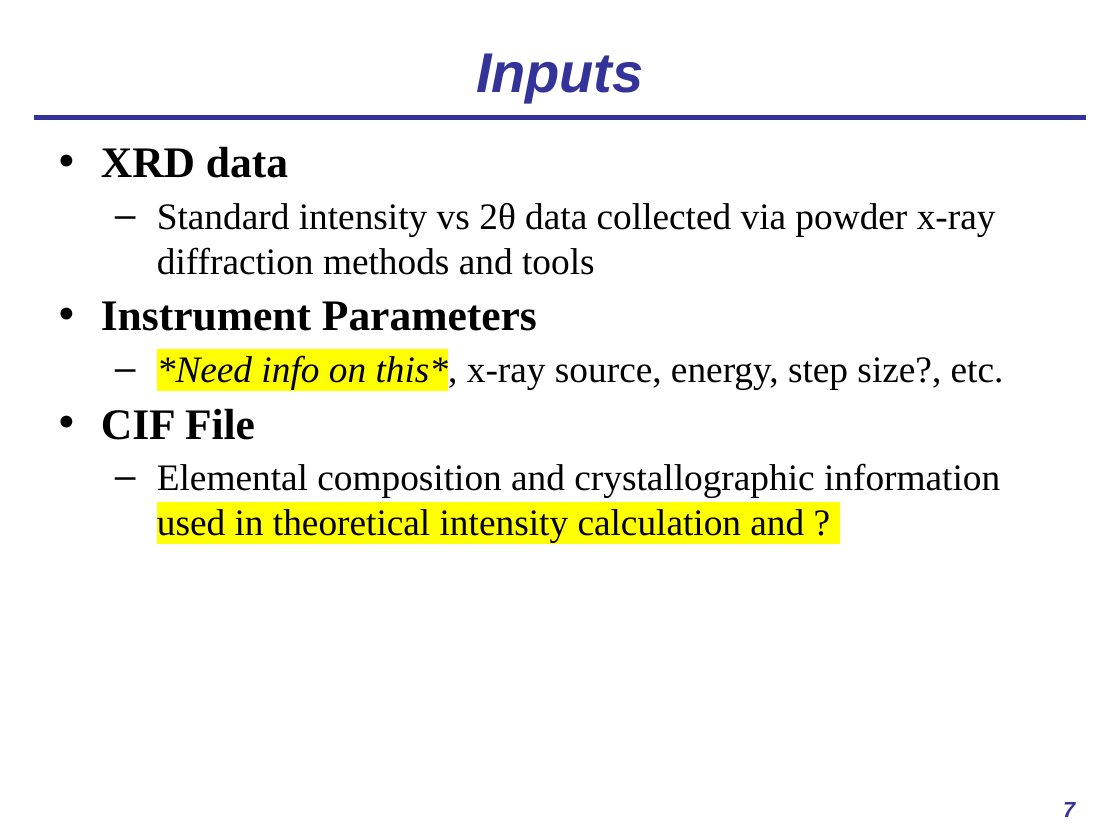
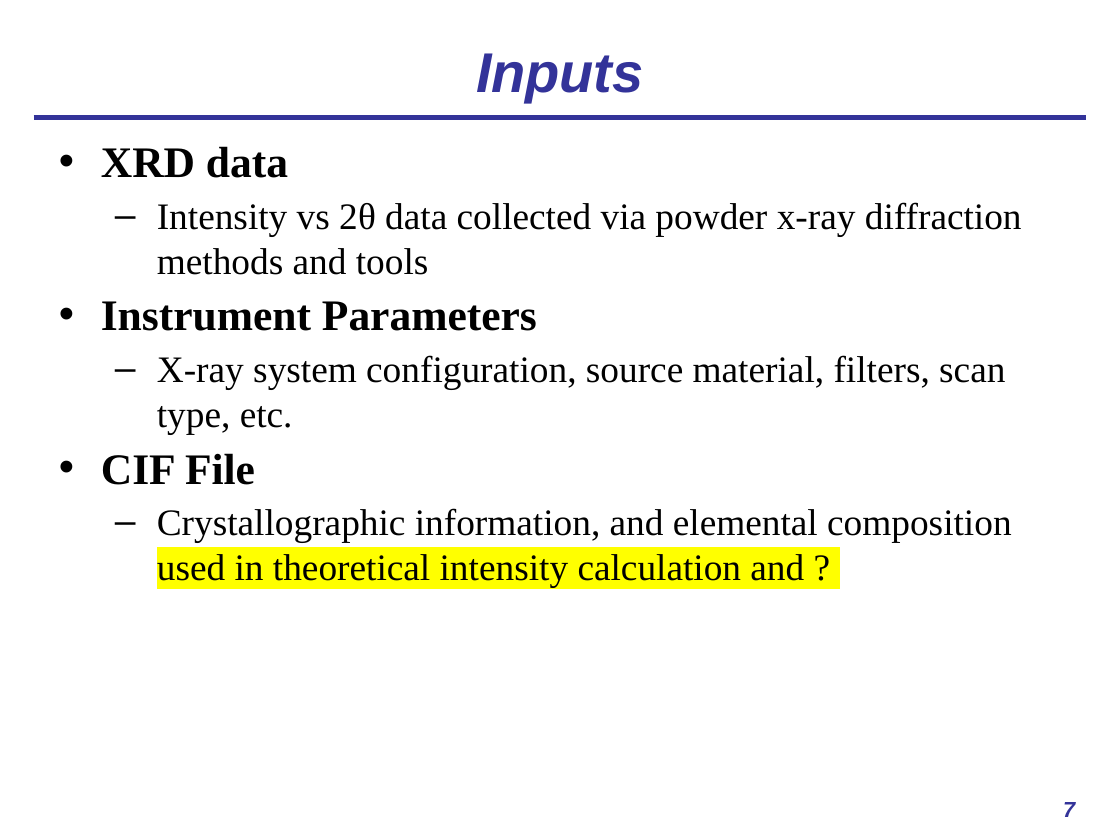
Before and after one commit to usnistgov/AusteniteCalculator, a slide deck: slide 7 of ASPPRC_presentation.pptx. Drawn at 1120x840 pixels with LibreOffice and Linux fonts; fonts in the diff are those of the drawing. Boxes give left, top, right and bottom in pixels: in the first picture for what was removed or moved away, otherwise in the second. Text is boxed around its words. In the diff, an @@ line names an element or a change of style, - is before the commit and + after.

```diff
--- a/ASPPRC_presentation.pptx
+++ b/ASPPRC_presentation.pptx
@@ text at (157, 202, 1022, 275): text changed @@
-  – Standard intensity vs 2θ data collected via powder x-ray diffraction methods and tools
+  – Intensity vs 2θ data collected via powder x-ray diffraction methods and tools
@@ text at (157, 355, 1005, 434): text changed @@
-  – *Need info on this*, x-ray source, energy, step size?, etc.
+  – X-ray system configuration, source material, filters, scan type, etc.
@@ text at (157, 508, 1012, 587): text changed @@
-  – Elemental composition and crystallographic information used in theoretical intensity calculation and ?
+  – Crystallographic information, and elemental composition used in theoretical intensity calculation and ?
```
Also in this commit, not shown: 4 other slides changed, 1 slide added, 1 other file.
